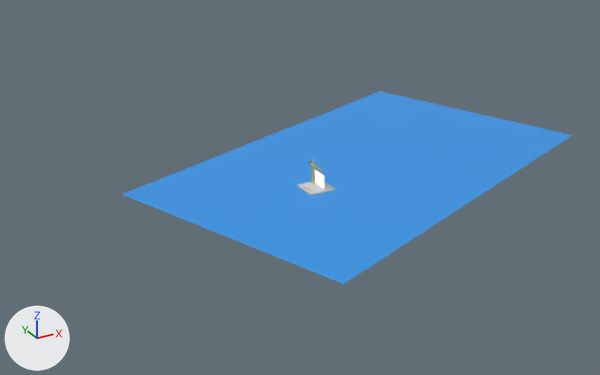
The Blender file underConstuction.blend: old version first, new version second.
The view is the same before and after, from a 50 mm lens placed at (-391.0, -676.0, 342.0), pointed at (1.0, 36.0, -14.0). Every picture has the same lights, and +X, +Y and +Z are marked at lower left. Text is drawn in Blender's own font.

Before the edit, the objects in view are built like this:
```python
me_cube = bpy.data.meshes.new('Cube')
me_cube.from_pydata(...)  # a box spanning x -1.0..1.0, y -1.0..1.0, z -1.0..1.0
me_cube.materials.append(mat_base)  # light grey #d0d0d0
me_cube_016 = bpy.data.meshes.new('Cube.016')
me_cube_016.from_pydata(...)  # a box spanning x -1.0..1.0, y -1.0..1.0, z -1.0..1.0
me_cube_016.materials.append(mat_traqnsparent)  # blue #3095e7
ob_floor = bpy.data.objects.new('Floor', me_cube)
ob_floor.location = (0.0, 0.0, -0.1)
ob_floor.scale = (14.1, 14.1, 0.641)
ob_floor_001 = bpy.data.objects.new('Floor.001', me_cube_016)
ob_floor_001.location = (83.6, 34.3, -0.7)
ob_floor_001.rotation_euler = (0.0, 0.0, 0.376)  # degrees (0, 0, 22)
ob_floor_001.scale = (228.0, 139.0, 0.000461)
ob_floor_001.visible_diffuse = False
ob_floor_001.visible_glossy = False
```
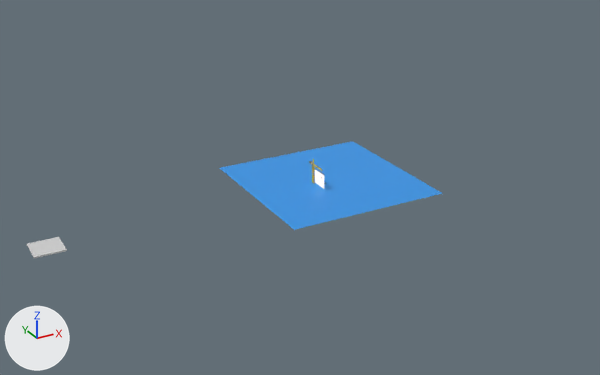
What the commit changed:
Object 'Floor' (ob_floor) moves from (0.0, 0.0, -0.1) to (-272.9, 0.0, 0.0).
Object 'Floor.001' (ob_floor_001) turns from (0, 0, 22) to (0, 0, 0) degrees about x, y and z.
Object 'Floor.001' (ob_floor_001) moves from (83.6, 34.3, -0.7) to (18.4, 9.5, 0.6).
Object 'Floor.001' (ob_floor_001) is rescaled from (228.0, 139.0, 0.000461) to (85.0, 85.0, 0.000174).

Boxes [x1, y1, x2, y2] around the edits, measured in the pictures (600 x 375 px):
'Floor.001', moved, rescaled, turned
    before: [122, 91, 572, 284]
    after: [220, 141, 442, 230]
'Floor', moved
    before: [297, 181, 335, 196]
    after: [27, 237, 67, 258]
